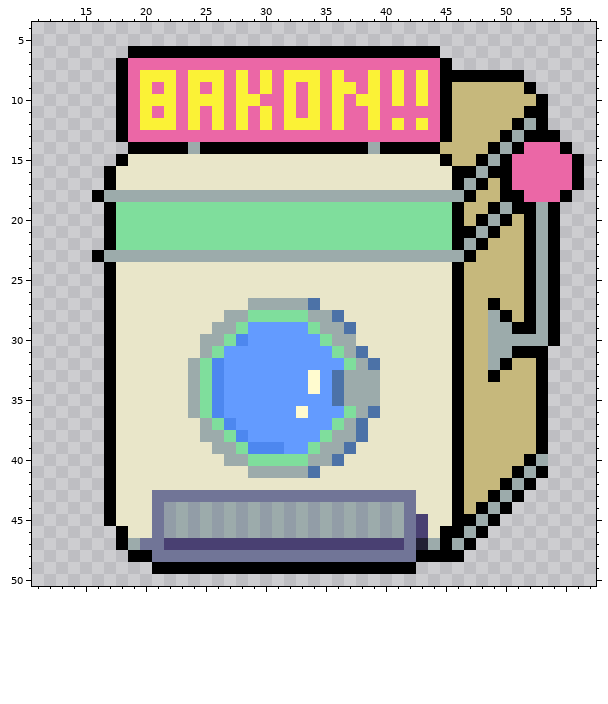
A pixel-art file gets an edit: objects/bakon/bakon.aseprite. That is the earlier state.
64x64 pixels, 1 frame. Shown: x 11..57, y 4..50.
And afterwards:
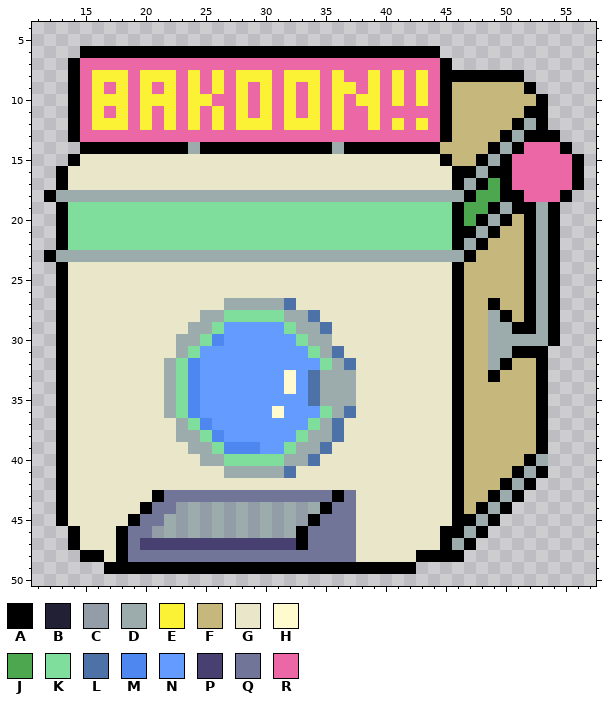
Palette (. is transparent): A #000000  B #222034  C #929da7  D #9cabab  E #fbf236  F #c6b87c  G #e9e6c9  H #fffbcf  J #4ca74f  K #7fde9c  L #4c72a7  M #4d87ef  N #639bff  P #494072  Q #717597  R #eb67a6
From old to new:
layer "ukeguchi" added
layer "Layer 10" removed
@@ x 11..57 @@
  5 ...............................................
- 6 ........AAAAAAAAAAAAAAAAAAAAAAAAAA.............
- 7 .......ARRRRRRRRRRRRRRRRRRRRRRRRRRA............
- 8 .......AREEEREEEREREREEERERRERERERAAAAAAA......
- 9 .......AREREREREREREREREREERERERERAFFFFFFA.....
-10 .......AREEEREEEREERREREREREERERERAFFFFFFFA....
-11 .......ARERERERERERERERERERRERRRRRAFFFFFFAA....
-12 .......AREEEREREREREREEERERRERERERAFFFFFADA....
-13 .......ARRRRRRRRRRRRRRRRRRRRRRRRRRAFFFFADAAA...
-14 ........AAAAADAAAAAAAAAAAAAADAAAAAFFFFADARRRA..
-15 .......AGGGGGGGGGGGGGGGGGGGGGGGGGGAFFADARRRRRA.
-16 ......AGGGGGGGGGGGGGGGGGGGGGGGGGGGGAADAARRRRRA.
-17 ......AGGGGGGGGGGGGGGGGGGGGGGGGGGGGADAFARRRRRA.
-18 .....ADDDDDDDDDDDDDDDDDDDDDDDDDDDDDDAFFAARRRA..
-19 ......AKKKKKKKKKKKKKKKKKKKKKKKKKKKKAFFADAADA...
-20 ......AKKKKKKKKKKKKKKKKKKKKKKKKKKKKAFADAFADA...
-21 ......AKKKKKKKKKKKKKKKKKKKKKKKKKKKKAADAFFADA...
-22 ......AKKKKKKKKKKKKKKKKKKKKKKKKKKKKADAFFFADA...
-23 .....ADDDDDDDDDDDDDDDDDDDDDDDDDDDDDDAFFFFADA...
-24 ......AGGGGGGGGGGGGGGGGGGGGGGGGGGGGAFFFFFADA...
-25 ......AGGGGGGGGGGGGGGGGGGGGGGGGGGGGAFFFFFADA...
-26 ......AGGGGGGGGGGGGGGGGGGGGGGGGGGGGAFFFFFADA...
-27 ......AGGGGGGGGGGGDDDDDLGGGGGGGGGGGAFFAFFADA...
-28 ......AGGGGGGGGGDDKKKKKDDLGGGGGGGGGAFFDAFADA...
-29 ......AGGGGGGGGDDKNNNNNKDDLGGGGGGGGAFFDDAADA...
-30 ......AGGGGGGGDDKMNNNNNNKDDGGGGGGGGAFFDDDDDA...
-31 ......AGGGGGGGDKNNNNNNNNNKDLGGGGGGGAFFDDAAA....
-32 ......AGGGGGGDKMNNNNNNNNNNKDLGGGGGGAFFDAFFA....
-33 ......AGGGGGGDKMNNNNNNNHNLDDDGGGGGGAFFAFFFA....
-34 ......AGGGGGGDKMNNNNNNNHNLDDDGGGGGGAFFFFFFA....
-35 ......AGGGGGGDKMNNNNNNNNNLDDDGGGGGGAFFFFFFA....
-36 ......AGGGGGGDKMNNNNNNHNNNKDLGGGGGGAFFFFFFA....
-37 ......AGGGGGGGDKMNNNNNNNNKDLGGGGGGGAFFFFFFA....
-38 ......AGGGGGGGDDKMNNNNNNKDDLGGGGGGGAFFFFFFA....
-39 ......AGGGGGGGGDDKMMMNNKDDLGGGGGGGGAFFFFFFA....
-40 ......AGGGGGGGGGDDKKKKKDDLGGGGGGGGGAFFFFFAD....
-41 ......AGGGGGGGGGGGDDDDDLGGGGGGGGGGGAFFFFADA....
-42 ......AGGGGGGGGGGGGGGGGGGGGGGGGGGGGAFFFADA.....
-43 ......AGGGQQQQQQQQQQQQQQQQQQQQQQGGGAFFADA......
-44 ......AGGGQCDCDCDCDCDCDCDCDCDCDQGGGAFADA.......
-45 ......AGGGQCDCDCDCDCDCDCDCDCDCDQPGGAADA........
-46 .......AGGQCDCDCDCDCDCDCDCDCDCDQPGAADA.........
-47 .......ADQQPPPPPPPPPPPPPPPPPPPPQBDADA..........
-48 ........AAQQQQQQQQQQQQQQQQQQQQQQAAAA...........
-49 ..........AAAAAAAAAAAAAAAAAAAAAA...............
+ 6 ....AAAAAAAAAAAAAAAAAAAAAAAAAAAAAA.............
+ 7 ...ARRRRRRRRRRRRRRRRRRRRRRRRRRRRRRA............
+ 8 ...AREEEREEEREREREEEREEERERRERERERAAAAAAA......
+ 9 ...AREREREREREREREREREREREERERERERAFFFFFFA.....
+10 ...AREEEREEEREERREREREREREREERERERAFFFFFFFA....
+11 ...ARERERERERERERERERERERERRERRRRRAFFFFFFAA....
+12 ...AREEEREREREREREEEREEERERRERERERAFFFFFADA....
+13 ...ARRRRRRRRRRRRRRRRRRRRRRRRRRRRRRAFFFFADAAA...
+14 ....AAAAAAAAADAAAAAAAAAAADAAAAAAAAFFFFADARRRA..
+15 ...AGGGGGGGGGGGGGGGGGGGGGGGGGGGGGGAFFADARRRRRA.
+16 ..AGGGGGGGGGGGGGGGGGGGGGGGGGGGGGGGGAADAARRRRRA.
+17 ..AGGGGGGGGGGGGGGGGGGGGGGGGGGGGGGGGADAJARRRRRA.
+18 .ADDDDDDDDDDDDDDDDDDDDDDDDDDDDDDDDDDAJJAARRRA..
+19 ..AKKKKKKKKKKKKKKKKKKKKKKKKKKKKKKKKAJJADAADA...
+20 ..AKKKKKKKKKKKKKKKKKKKKKKKKKKKKKKKKAJADAFADA...
+21 ..AKKKKKKKKKKKKKKKKKKKKKKKKKKKKKKKKAADAFFADA...
+22 ..AKKKKKKKKKKKKKKKKKKKKKKKKKKKKKKKKADAFFFADA...
+23 .ADDDDDDDDDDDDDDDDDDDDDDDDDDDDDDDDDDAFFFFADA...
+24 ..AGGGGGGGGGGGGGGGGGGGGGGGGGGGGGGGGAFFFFFADA...
+25 ..AGGGGGGGGGGGGGGGGGGGGGGGGGGGGGGGGAFFFFFADA...
+26 ..AGGGGGGGGGGGGGGGGGGGGGGGGGGGGGGGGAFFFFFADA...
+27 ..AGGGGGGGGGGGGGDDDDDLGGGGGGGGGGGGGAFFAFFADA...
+28 ..AGGGGGGGGGGGDDKKKKKDDLGGGGGGGGGGGAFFDAFADA...
+29 ..AGGGGGGGGGGDDKNNNNNKDDLGGGGGGGGGGAFFDDAADA...
+30 ..AGGGGGGGGGDDKMNNNNNNKDDGGGGGGGGGGAFFDDDDDA...
+31 ..AGGGGGGGGGDKNNNNNNNNNKDLGGGGGGGGGAFFDDAAA....
+32 ..AGGGGGGGGDKMNNNNNNNNNNKDLGGGGGGGGAFFDAFFA....
+33 ..AGGGGGGGGDKMNNNNNNNHNLDDDGGGGGGGGAFFAFFFA....
+34 ..AGGGGGGGGDKMNNNNNNNHNLDDDGGGGGGGGAFFFFFFA....
+35 ..AGGGGGGGGDKMNNNNNNNNNLDDDGGGGGGGGAFFFFFFA....
+36 ..AGGGGGGGGDKMNNNNNNHNNNKDLGGGGGGGGAFFFFFFA....
+37 ..AGGGGGGGGGDKMNNNNNNNNKDLGGGGGGGGGAFFFFFFA....
+38 ..AGGGGGGGGGDDKMNNNNNNKDDLGGGGGGGGGAFFFFFFA....
+39 ..AGGGGGGGGGGDDKMMMNNKDDLGGGGGGGGGGAFFFFFFA....
+40 ..AGGGGGGGGGGGDDKKKKKDDLGGGGGGGGGGGAFFFFFAD....
+41 ..AGGGGGGGGGGGGGDDDDDLGGGGGGGGGGGGGAFFFFADA....
+42 ..AGGGGGGGGGGGGGGGGGGGGGGGGGGGGGGGGAFFFADA.....
+43 ..AGGGGGGGAQQQQQQQQQQQQQQAQGGGGGGGGAFFADA......
+44 ..AGGGGGGAQQCDCDCDCDCDCDAQQGGGGGGGGAFADA.......
+45 ..AGGGGGAQQDCDCDCDCDCDCAQQQGGGGGGGGAADA........
+46 ...AGGGAQQCDCDCDCDCDCDAQQQQGGGGGGGAADA.........
+47 ...AGGGAQPPPPPPPPPPPPPAQQQQGGGGGGGADA..........
+48 ....AAGAQQQQQQQQQQQQQQQQQQQGGGGGAAAA...........
+49 ......AAAAAAAAAAAAAAAAAAAAAAAAAA...............
 50 ...............................................
Pixel boxes of the changes (left, top, right, bottom) in both pictures:
changed: (44, 46, 440, 574)
changed: (464, 178, 500, 226)
